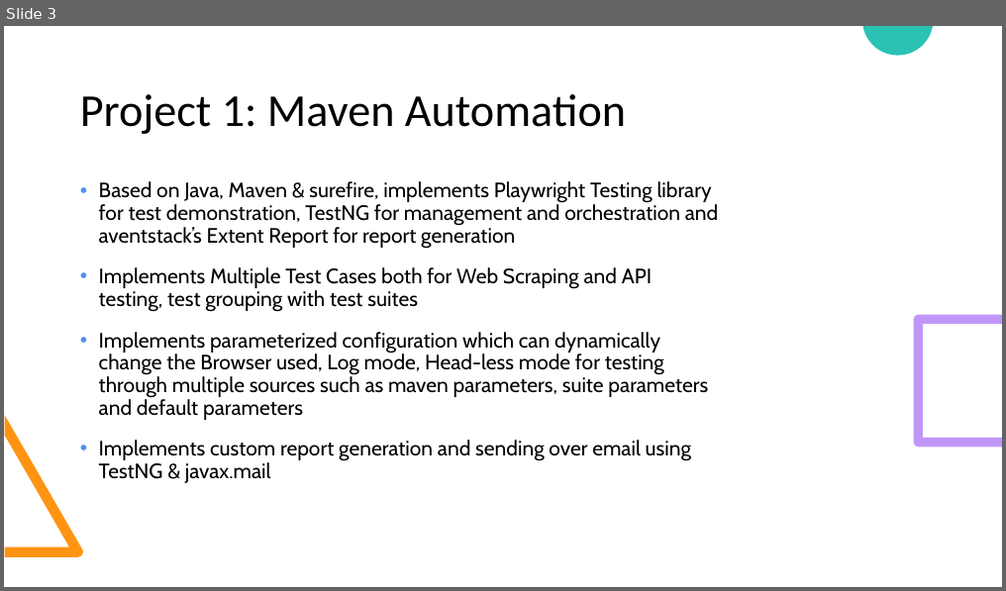
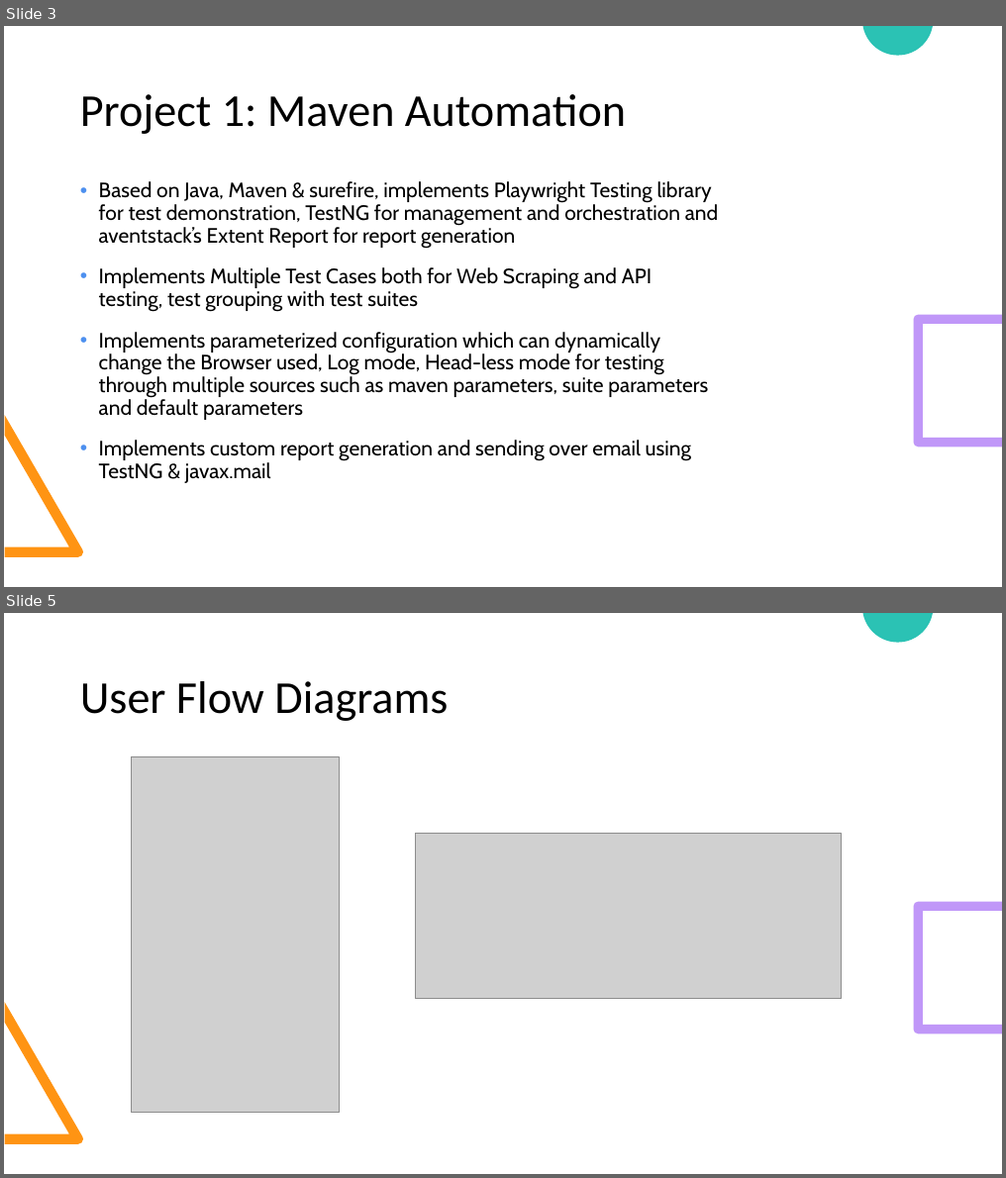
Before and after one commit to KhushalJangid/Jenkins-Api-Client, a slide deck: Smart Testing Console.pptx. Shown one above the other, each under a label of ours: slide 3 before the commit, slides 3 and 5 after it; the slides between them are not shown. The pictures are 1006x591 and 1006x1178 pixels, drawn with LibreOffice and Linux fonts; fonts in the diff are those of the drawing; grey boxes stand for pictures. Boxes give left, top, right and bottom in pixels: in the first picture for what was removed or moved away, otherwise in the second. Text is boxed around its words. In the diff, an @@ line names an element or a change of style, - is before the commit and + after.

```diff
--- a/Smart Testing Console.pptx
+++ b/Smart Testing Console.pptx
@@ slide 5 added at <box>4,613,1002,1174</box>, background #FFFFFF; not listed: 3 template elements that a slide beside it also shows @@
@@ title added at <box>80,681,448,721</box>, 44 pt, text #000000 @@
+User Flow Diagrams
@@ picture added at <box>131,757,339,1113</box> @@
@@ picture added at <box>415,834,841,999</box> @@
```
Also in this commit, not shown: 2 slides changed, 1 other slide added, 8 other files.
